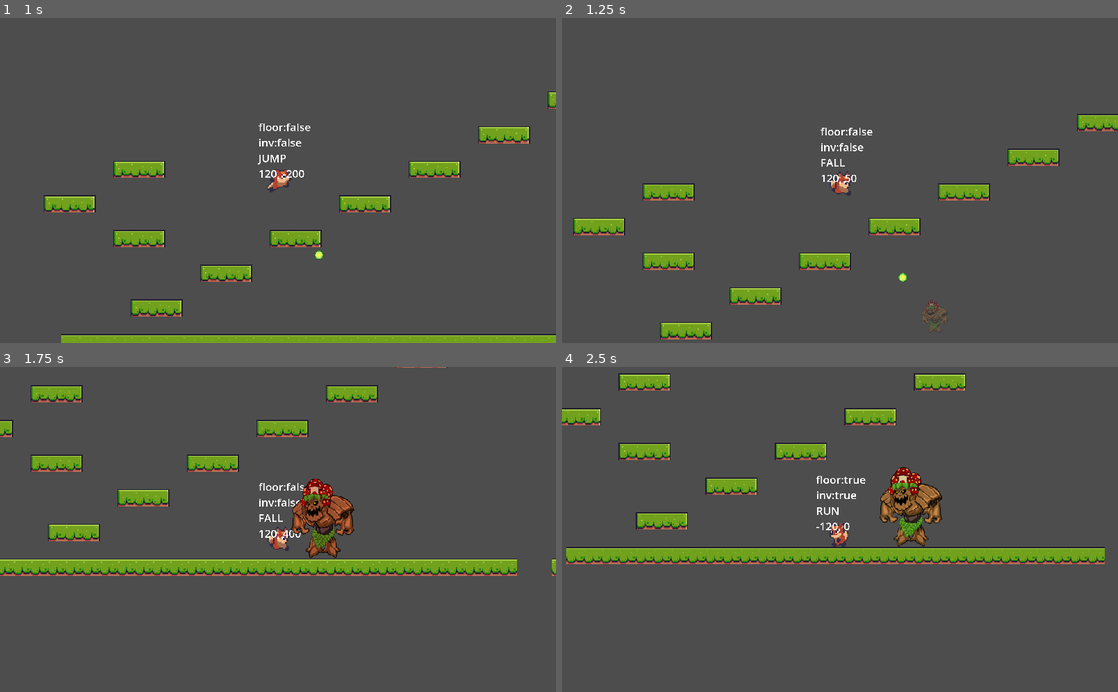
Above: before the commit, frames 1-4 (two rows, left to right).
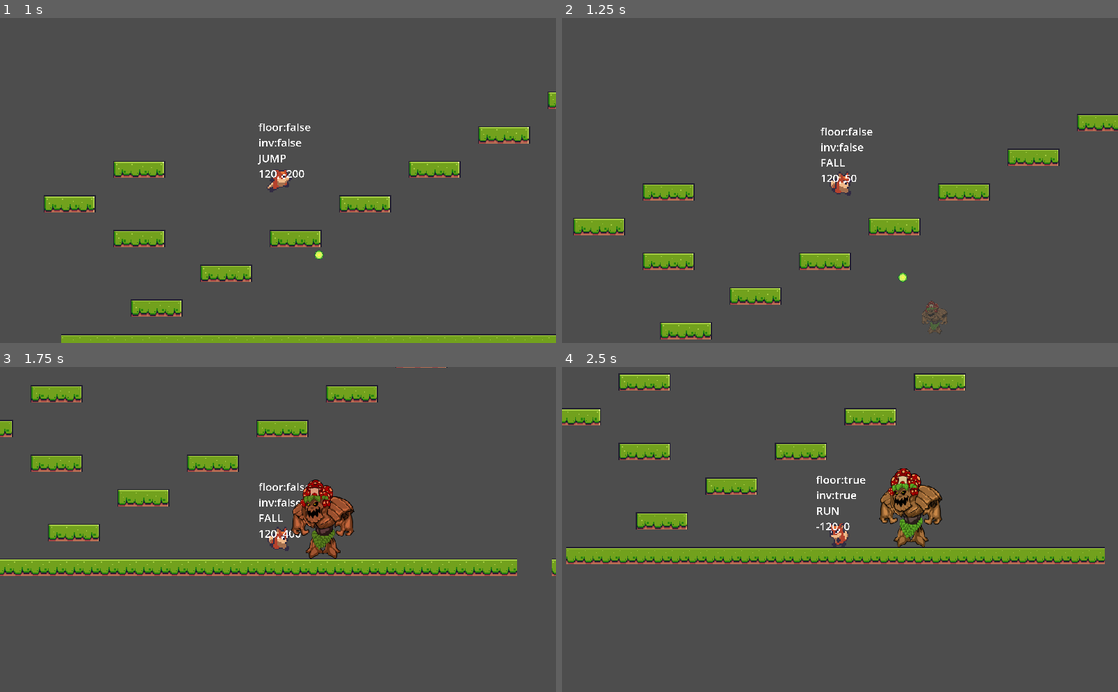
Above: after the commit, the same moments.

Repository: mattburro/Foxy-Antics
Game: Godot game, scene res://level_base/level_base.tscn
Two runs of this game, one before a commit and one after it. Both use one fixed random seed, a clock stepped at 60 frames per second and the inputs below. The project has no main scene, so this scene is started directly.
Inputs:
- Up to frame 1 (1 s): hold D (right) from 0.53 s (still down); tap Shift (shoot) at 0.6 s; tap Space (jump) at 0.77 s
- Up to frame 2 (1.25 s): keep holding D (right)
- Up to frame 3 (1.75 s): keep holding D (right); tap Shift (shoot) at 1.35 s; tap Space (jump) at 1.52 s
- Up to frame 4 (2.5 s): release D (right) at 2.03 s; hold A (left) from 2.03 s (still down); tap Shift (shoot) at 2.1 s

Frame 1 is identical in both runs. In frame 2, 0.1% of the frame differs, in the area x 64-70%, y 86-98%; in frame 3, 1.0%; in frame 4, 1.0%, in the area x 57-69%, y 30-56%.

Commit message:
Create checkpoint

Diff:
--- /dev/null
+++ b/checkpoint/checkpoint.gd
@@ -0,0 +1,17 @@
+extends Area2D
+
+const TRIGGER_CONDITION: String = "parameters/conditions/on_trigger"
+
+@onready var animation_tree = $AnimationTree
+@onready var sound = $Sound
+
+func _ready():
+	SignalManager.on_boss_killed.connect(on_boss_killed)
+
+func on_boss_killed(_points: int):
+	animation_tree[TRIGGER_CONDITION] = true
+	monitoring = true
+	SoundManager.play_sound(sound, SoundManager.SOUND_WIN)
+
+func on_area_entered(area: Area2D):
+	print("Level complete!")
--- /dev/null
+++ b/checkpoint/checkpoint.tscn
@@ -0,0 +1,191 @@
+[gd_scene load_steps=16 format=3 uid="uid://bq8xopqab2xb0"]
+
+[ext_resource type="Texture2D" uid="uid://d0mllcrvulo13" path="res://assets/items/checkpoint.png" id="1_0avfp"]
+[ext_resource type="Script" path="res://checkpoint/checkpoint.gd" id="1_kvjg7"]
+
+[sub_resource type="RectangleShape2D" id="RectangleShape2D_lnc5h"]
+size = Vector2(31, 45)
+
+[sub_resource type="Animation" id="Animation_lkclg"]
+resource_name = "appear"
+length = 0.3
+tracks/0/type = "value"
+tracks/0/imported = false
+tracks/0/enabled = true
+tracks/0/path = NodePath("Sprite2D:scale")
+tracks/0/interp = 1
+tracks/0/loop_wrap = true
+tracks/0/keys = {
+"times": PackedFloat32Array(0, 0.3),
+"transitions": PackedFloat32Array(1, 1),
+"update": 0,
+"values": [Vector2(0, 0), Vector2(1, 1)]
+}
+tracks/1/type = "value"
+tracks/1/imported = false
+tracks/1/enabled = true
+tracks/1/path = NodePath("Sprite2D:frame")
+tracks/1/interp = 1
+tracks/1/loop_wrap = true
+tracks/1/keys = {
+"times": PackedFloat32Array(0),
+"transitions": PackedFloat32Array(1),
+"update": 1,
+"values": [26]
+}
+
+[sub_resource type="Animation" id="Animation_3flxi"]
+length = 0.001
+tracks/0/type = "value"
+tracks/0/imported = false
+tracks/0/enabled = true
+tracks/0/path = NodePath("Sprite2D:scale")
+tracks/0/interp = 1
+tracks/0/loop_wrap = true
+tracks/0/keys = {
+"times": PackedFloat32Array(0),
+"transitions": PackedFloat32Array(1),
+"update": 0,
+"values": [Vector2(0, 0)]
+}
+tracks/1/type = "value"
+tracks/1/imported = false
+tracks/1/enabled = true
+tracks/1/path = NodePath("Sprite2D:frame")
+tracks/1/interp = 1
+tracks/1/loop_wrap = true
+tracks/1/keys = {
+"times": PackedFloat32Array(0),
+"transitions": PackedFloat32Array(1),
+"update": 1,
+"values": [26]
+}
+
+[sub_resource type="Animation" id="Animation_jf367"]
+resource_name = "flag_open"
+length = 2.6
+tracks/0/type = "value"
+tracks/0/imported = false
+tracks/0/enabled = true
+tracks/0/path = NodePath("Sprite2D:frame")
+tracks/0/interp = 1
+tracks/0/loop_wrap = true
+tracks/0/keys = {
+"times": PackedFloat32Array(0, 0.1, 0.2, 0.3, 0.4, 0.5, 0.6, 0.7, 0.8, 0.9, 1, 1.1, 1.2, 1.3, 1.4, 1.5, 1.6, 1.7, 1.8, 1.9, 2, 2.1, 2.2, 2.3, 2.4, 2.5),
+"transitions": PackedFloat32Array(1, 1, 1, 1, 1, 1, 1, 1, 1, 1, 1, 1, 1, 1, 1, 1, 1, 1, 1, 1, 1, 1, 1, 1, 1, 1),
+"update": 1,
+"values": [26, 27, 28, 29, 29, 30, 31, 32, 33, 34, 35, 36, 37, 38, 39, 40, 41, 42, 43, 44, 45, 46, 47, 48, 49, 50]
+}
+tracks/1/type = "value"
+tracks/1/imported = false
+tracks/1/enabled = true
+tracks/1/path = NodePath("Sprite2D:scale")
+tracks/1/interp = 1
+tracks/1/loop_wrap = true
+tracks/1/keys = {
+"times": PackedFloat32Array(0),
+"transitions": PackedFloat32Array(1),
+"update": 0,
+"values": [Vector2(1, 1)]
+}
+
+[sub_resource type="Animation" id="Animation_mf6ru"]
+resource_name = "flag_flap"
+loop_mode = 1
+tracks/0/type = "value"
+tracks/0/imported = false
+tracks/0/enabled = true
+tracks/0/path = NodePath("Sprite2D:frame")
+tracks/0/interp = 1
+tracks/0/loop_wrap = true
+tracks/0/keys = {
+"times": PackedFloat32Array(0, 0.1, 0.2, 0.3, 0.4, 0.5, 0.6, 0.7, 0.8, 0.9),
+"transitions": PackedFloat32Array(1, 1, 1, 1, 1, 1, 1, 1, 1, 1),
+"update": 1,
+"values": [0, 1, 2, 3, 4, 5, 6, 7, 8, 9]
+}
+tracks/1/type = "value"
+tracks/1/imported = false
+tracks/1/enabled = true
+tracks/1/path = NodePath("Sprite2D:scale")
+tracks/1/interp = 1
+tracks/1/loop_wrap = true
+tracks/1/keys = {
+"times": PackedFloat32Array(0),
+"transitions": PackedFloat32Array(1),
+"update": 0,
+"values": [Vector2(1, 1)]
+}
+
+[sub_resource type="AnimationLibrary" id="AnimationLibrary_45sr2"]
+_data = {
+"RESET": SubResource("Animation_3flxi"),
+"appear": SubResource("Animation_lkclg"),
+"flag_flap": SubResource("Animation_mf6ru"),
+"flag_open": SubResource("Animation_jf367")
+}
+
+[sub_resource type="AnimationNodeAnimation" id="AnimationNodeAnimation_kmugl"]
+animation = &"appear"
+
+[sub_resource type="AnimationNodeAnimation" id="AnimationNodeAnimation_w5aqo"]
+animation = &"flag_flap"
+
+[sub_resource type="AnimationNodeAnimation" id="AnimationNodeAnimation_1ancv"]
+animation = &"flag_open"
+
+[sub_resource type="AnimationNodeStateMachineTransition" id="AnimationNodeStateMachineTransition_mbpi4"]
+advance_mode = 2
+advance_condition = &"on_trigger"
+
+[sub_resource type="AnimationNodeStateMachineTransition" id="AnimationNodeStateMachineTransition_slakd"]
+switch_mode = 2
+advance_mode = 2
+
+[sub_resource type="AnimationNodeStateMachineTransition" id="AnimationNodeStateMachineTransition_cd3bn"]
+switch_mode = 2
+advance_mode = 2
+
+[sub_resource type="AnimationNodeStateMachine" id="AnimationNodeStateMachine_4blxa"]
+states/appear/node = SubResource("AnimationNodeAnimation_kmugl")
+states/appear/position = Vector2(369, 100)
+states/flag_flap/node = SubResource("AnimationNodeAnimation_w5aqo")
+states/flag_flap/position = Vector2(723, 100)
+states/flag_open/node = SubResource("AnimationNodeAnimation_1ancv")
+states/flag_open/position = Vector2(530, 100)
+transitions = ["Start", "appear", SubResource("AnimationNodeStateMachineTransition_mbpi4"), "appear", "flag_open", SubResource("AnimationNodeStateMachineTransition_slakd"), "flag_open", "flag_flap", SubResource("AnimationNodeStateMachineTransition_cd3bn")]
+
+[node name="Checkpoint" type="Area2D"]
+collision_layer = 0
+collision_mask = 2
+monitoring = false
+script = ExtResource("1_kvjg7")
+
+[node name="Sprite2D" type="Sprite2D" parent="."]
+position = Vector2(13, -32)
+scale = Vector2(1e-05, 1e-05)
+texture = ExtResource("1_0avfp")
+hframes = 26
+vframes = 3
+frame = 26
+
+[node name="CollisionShape2D" type="CollisionShape2D" parent="."]
+position = Vector2(16.5, -22.5)
+shape = SubResource("RectangleShape2D_lnc5h")
+
+[node name="AnimationPlayer" type="AnimationPlayer" parent="."]
+libraries = {
+"": SubResource("AnimationLibrary_45sr2")
+}
+
+[node name="AnimationTree" type="AnimationTree" parent="."]
+libraries = {
+"": SubResource("AnimationLibrary_45sr2")
+}
+tree_root = SubResource("AnimationNodeStateMachine_4blxa")
+anim_player = NodePath("../AnimationPlayer")
+parameters/conditions/on_trigger = false
+
+[node name="Sound" type="AudioStreamPlayer2D" parent="."]
+
+[connection signal="area_entered" from="." to="." method="on_area_entered"]
--- a/level_base/level_base.tscn
+++ b/level_base/level_base.tscn
@@ -1,10 +1,11 @@
-[gd_scene load_steps=8 format=3 uid="uid://dihf6jl4gkunf"]
+[gd_scene load_steps=9 format=3 uid="uid://dihf6jl4gkunf"]
 
 [ext_resource type="Texture2D" uid="uid://dbo8s4c403geq" path="res://assets/tiles/Terrain (16x16).png" id="1_wbw04"]
 [ext_resource type="Script" path="res://level_base/level_base.gd" id="1_ymxc8"]
 [ext_resource type="PackedScene" uid="uid://cej83oxkncb8p" path="res://player_camera/player_camera.tscn" id="2_ack6v"]
 [ext_resource type="PackedScene" uid="uid://ct4e5uvs38fek" path="res://player/player.tscn" id="3_n875w"]
 [ext_resource type="PackedScene" uid="uid://ckkqonbjxl7ts" path="res://boss/boss.tscn" id="5_h3jfc"]
+[ext_resource type="PackedScene" uid="uid://bq8xopqab2xb0" path="res://checkpoint/checkpoint.tscn" id="6_vajxc"]
 
 [sub_resource type="TileSetAtlasSource" id="TileSetAtlasSource_lgf7u"]
 texture = ExtResource("1_wbw04")
@@ -546,4 +547,7 @@
 position = Vector2(153, -81)
 
 [node name="Boss" parent="." instance=ExtResource("5_h3jfc")]
-position = Vector2(317, 0)
+position = Vector2(317, 1)
+
+[node name="Checkpoint" parent="." instance=ExtResource("6_vajxc")]
+position = Vector2(383, 0)
